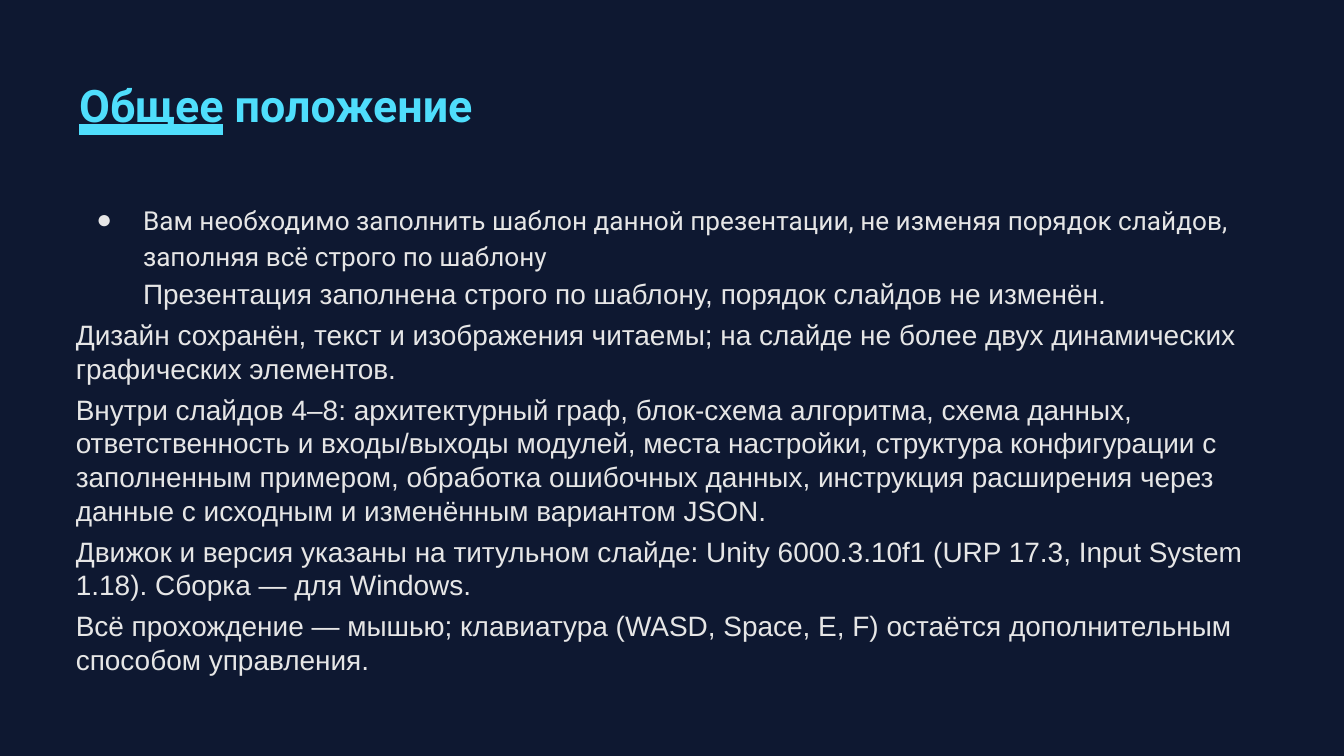
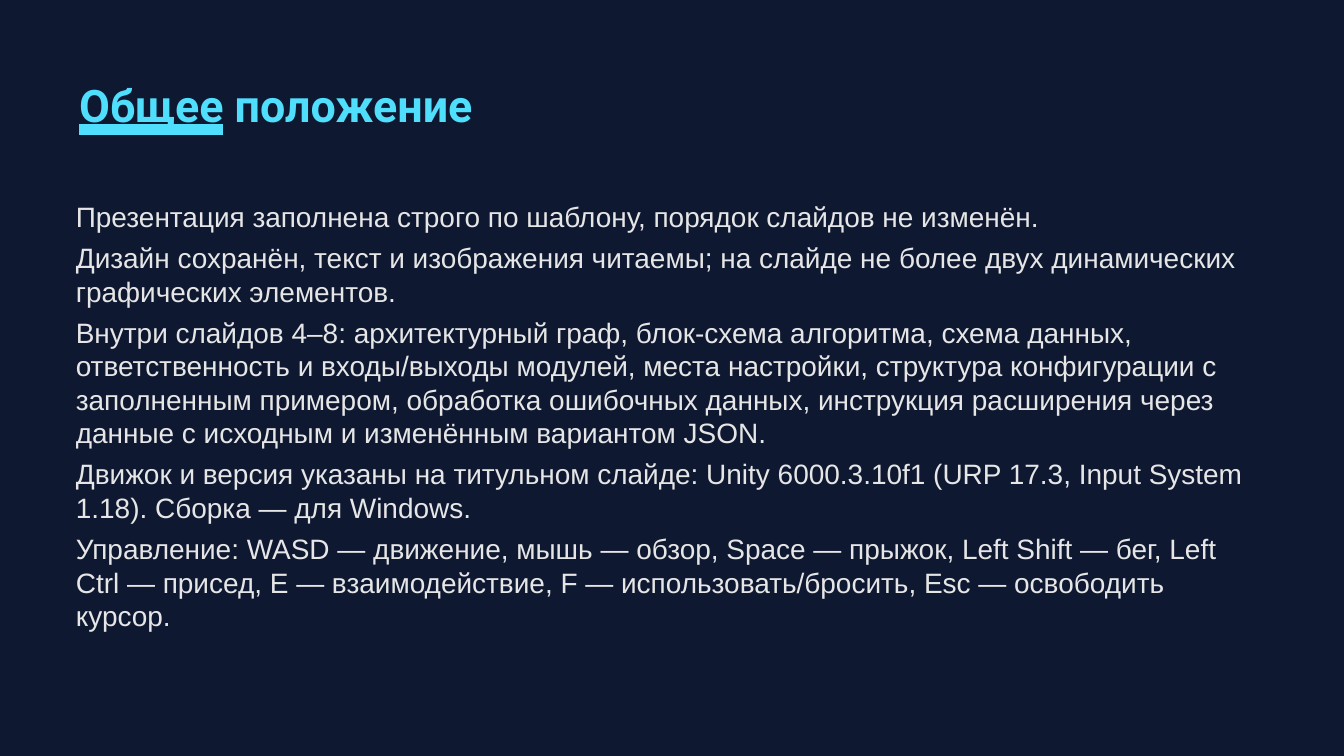
Before and after one commit to 1iterallyMe/Another_One, a slide deck: slide 2 of docs/presentation/Another_One_54266_Архитектура.pptx. Drawn at 1344x756 pixels with LibreOffice and Linux fonts; fonts in the diff are those of the drawing. Boxes give left, top, right and bottom in pixels: in the first picture for what was removed or moved away, otherwise in the second. Text is boxed around its words. In the diff, an @@ line names an element or a change of style, - is before the commit and + after.

Commit message:
refactor(input): revert mouse mode to the classic keyboard-driven controls
Returns the FPS controller and PlayerInteractor to their original logic:
WASD + mouse, interact with the E key, without the external mouse controller.

- removed MouseGameplayController, MouseHud, MouseControlSetup
- removed the external APIs from FPSController (UseExternalLook, SetExternalMoveDirection,
  ApplyLookDegrees, RequestJump, SetExternalCrouch/Sprint)
- PlayerInteractor: target focus is back to the centre of the screen (no cursor ray)
- Player.prefab and the Amir.unity scene are cleaned of leftover mouse HUD
- diagrams and presentation updated to match (E key instead of click)
- added SubmissionBuilder: batch build for Windows x64 + macOS

```diff
--- a/docs/presentation/Another_One_54266_Архитектура.pptx
+++ b/docs/presentation/Another_One_54266_Архитектура.pptx
@@ text at bbox=[76, 206, 1038, 232]: text changed; size 14 to 15 pt; font Roboto to Arial @@
-● Вам необходимо заполнить шаблон данной презентации, не изменяя порядок слайдов, заполняя всё строго по шаблону
-  Презентация заполнена строго по шаблону, порядок слайдов не изменён.
+Презентация заполнена строго по шаблону, порядок слайдов не изменён.
@@ text at bbox=[76, 538, 1216, 632]: text changed @@
-Всё прохождение — мышью; клавиатура (WASD, Space, E, F) остаётся дополнительным способом управления.
+Управление: WASD — движение, мышь — обзор, Space — прыжок, Left Shift — бег, Left Ctrl — присед, E — взаимодействие, F — использовать/бросить, Esc — освободить курсор.
```
Also in this commit, not shown: 8 other slides changed, 22 other files.
